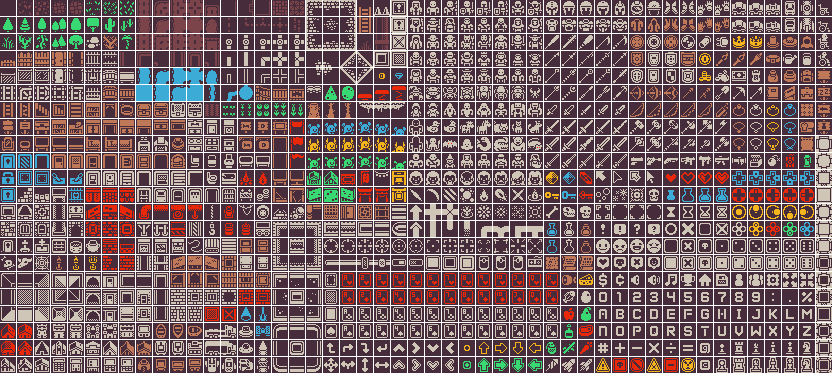
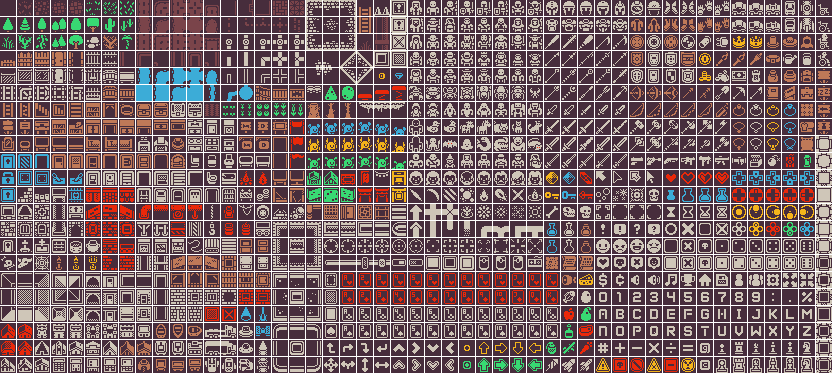
Layered file, before and after one edit (832 × 373). Changes by layer:
painted on "colored.png" over 7, 27, 96, 49
